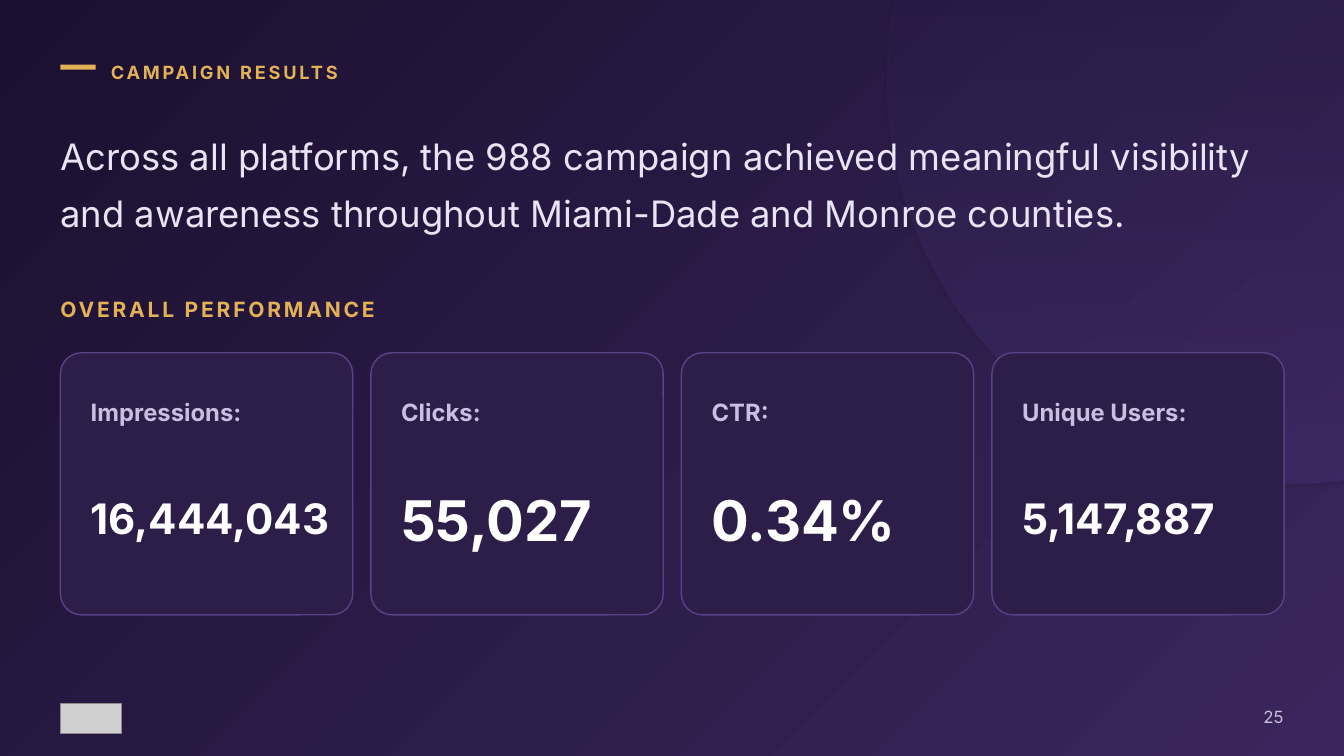
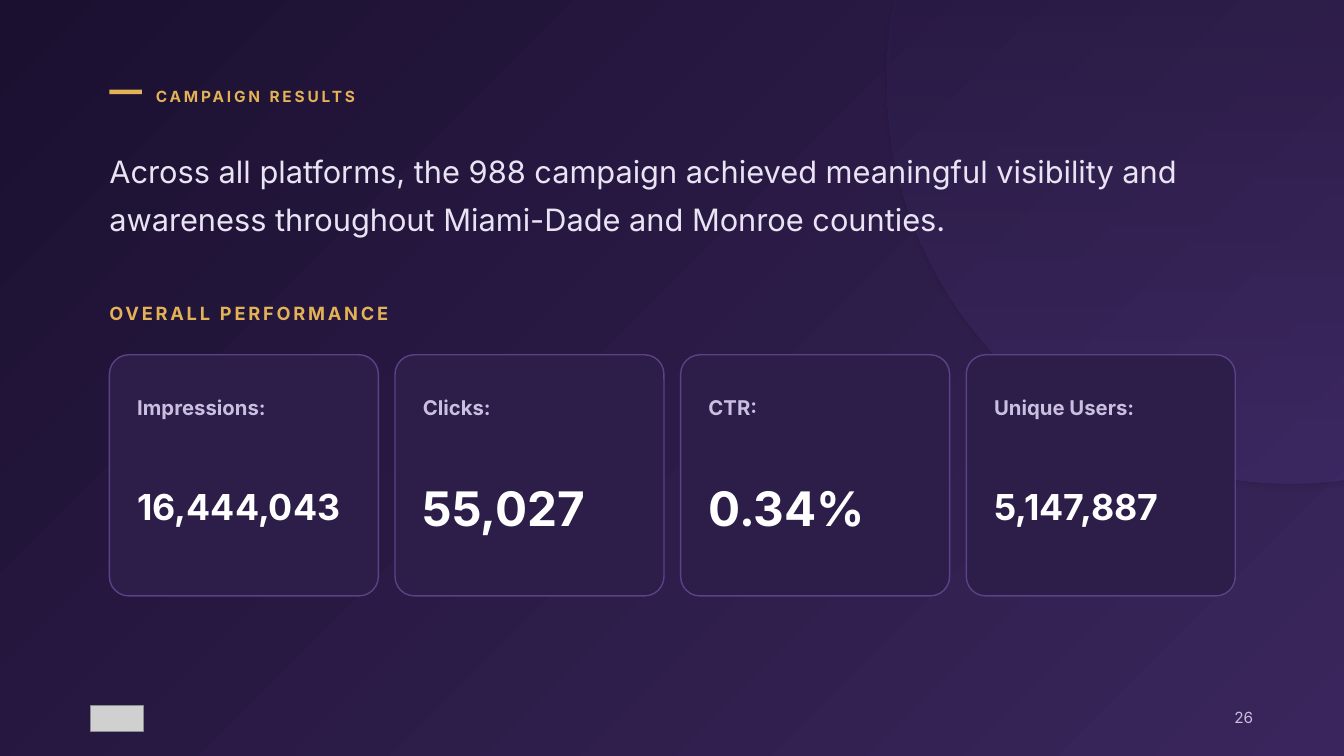
Before and after one commit to patriciobrunoar/alkimia, a slide deck: slide 26 of decks/jcs-miami-dade/JCS-Case-Miami-Dade-Alkimia.pptx (slide 25 before the commit). Drawn at 1344x756 pixels with LibreOffice and Linux fonts; fonts in the diff are those of the drawing; grey boxes stand for pictures. Boxes give left, top, right and bottom in pixels: in the first picture for what was removed or moved away, otherwise in the second. Text is boxed around its words. In the diff, an @@ line names an element or a change of style, - is before the commit and + after.

```diff
--- a/decks/jcs-miami-dade/JCS-Case-Miami-Dade-Alkimia.pptx
+++ b/decks/jcs-miami-dade/JCS-Case-Miami-Dade-Alkimia.pptx
@@ text "CAMPAIGN RESULTS": place and size @@
-text "CAMPAIGN RESULTS" at (111, 58, 1220, 89)
+text "CAMPAIGN RESULTS" at (156, 84, 1177, 112)
@@ text "CAMPAIGN RESULTS" at (156, 84, 1177, 112): size 13 to 11 pt @@
@@ rectangle: place and size @@
-rectangle at (60, 65, 96, 70)
+rectangle at (110, 90, 142, 95)
@@ text "Across all platforms, the 988 ...": place and size @@
-text "Across all platforms, the 988 ..." at (60, 142, 1250, 235)
+text "Across all platforms, the 988 ..." at (109, 159, 1176, 238)
@@ text "Across all platforms, the 988 ..." at (109, 159, 1176, 238): size 26 to 22 pt @@
@@ text "OVERALL PERFORMANCE": place and size @@
-text "OVERALL PERFORMANCE" at (60, 292, 665, 333)
+text "OVERALL PERFORMANCE" at (110, 299, 666, 337)
@@ text "OVERALL PERFORMANCE" at (110, 299, 666, 337): size 15 to 13 pt @@
@@ rounded rectangle: place and size @@
-rounded rectangle at (60, 353, 353, 615)
+rounded rectangle at (110, 355, 379, 596)
@@ rounded rectangle: place and size @@
-rounded rectangle at (371, 353, 663, 615)
+rounded rectangle at (395, 355, 664, 596)
@@ rounded rectangle: place and size @@
-rounded rectangle at (682, 353, 974, 615)
+rounded rectangle at (681, 355, 950, 596)
@@ rounded rectangle: place and size @@
-rounded rectangle at (992, 353, 1285, 615)
+rounded rectangle at (967, 355, 1236, 596)
@@ text "Impressions:": place and size @@
-text "Impressions:" at (91, 403, 242, 426)
+text "Impressions:" at (137, 399, 265, 419)
@@ text "Clicks:": place and size @@
-text "Clicks:" at (401, 403, 481, 421)
+text "Clicks:" at (423, 399, 491, 415)
@@ size 17 to 14.5 pt in 4 elements at (423, 399, 491, 415), (708, 400, 757, 415), (137, 399, 265, 419), (994, 399, 1134, 419) @@
@@ text "Unique Users:": place and size @@
-text "Unique Users:" at (1022, 403, 1186, 426)
+text "Unique Users:" at (994, 399, 1134, 419)
@@ text "16,444,043": place and size @@
-text "16,444,043" at (91, 503, 329, 542)
+text "16,444,043" at (137, 493, 340, 527)
@@ text "16,444,043" at (137, 493, 340, 527): size 30 to 25.5 pt @@
@@ text "55,027": place and size @@
-text "55,027" at (401, 499, 592, 552)
+text "55,027" at (423, 491, 585, 536)
@@ text "55,027" at (423, 491, 585, 536): size 40 to 34 pt @@
@@ text "0.34%" at (708, 491, 864, 527): size 40 to 34 pt @@
@@ text "5,147,887" at (994, 493, 1158, 527): size 30 to 25.5 pt @@
@@ text "5,147,887": place and size @@
-text "5,147,887" at (1022, 503, 1215, 542)
+text "5,147,887" at (994, 493, 1158, 527)
@@ picture: place and size @@
-picture at (60, 704, 121, 734)
+picture at (91, 706, 143, 732)
@@ text at (1234, 711, 1253, 723): text changed; size 12 to 11 pt @@
-25
+26
```
Also in this commit, not shown: 37 other slides changed, 9 slides added, 8 slides removed, 36 other files.
